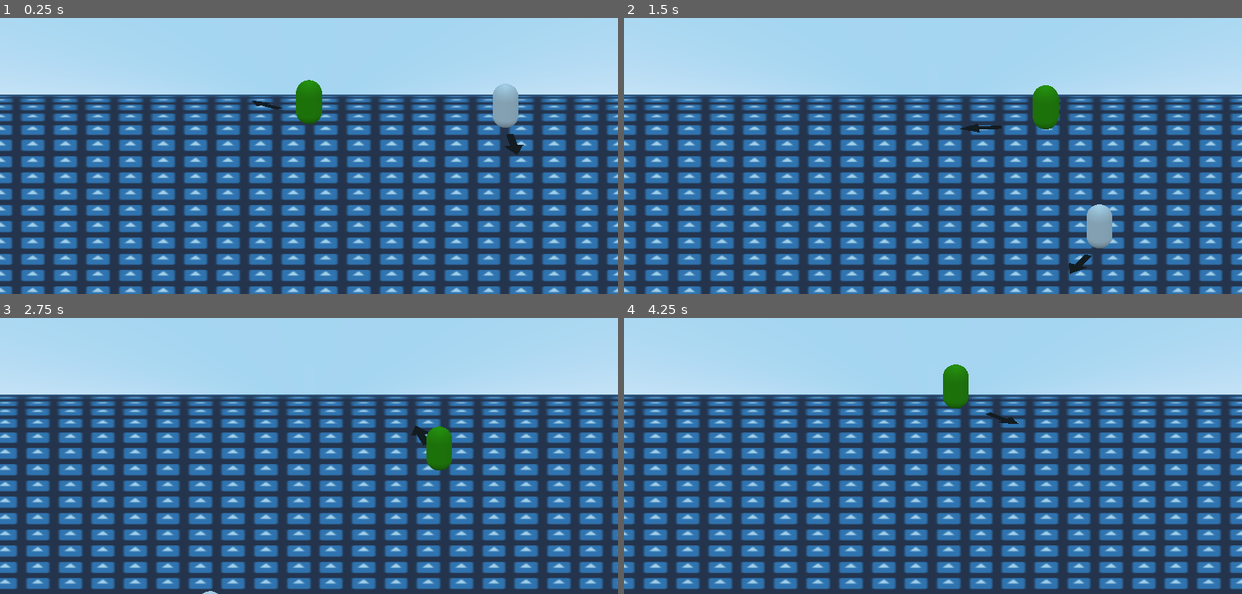
Above: before the commit, frames 1-4 (two rows, left to right).
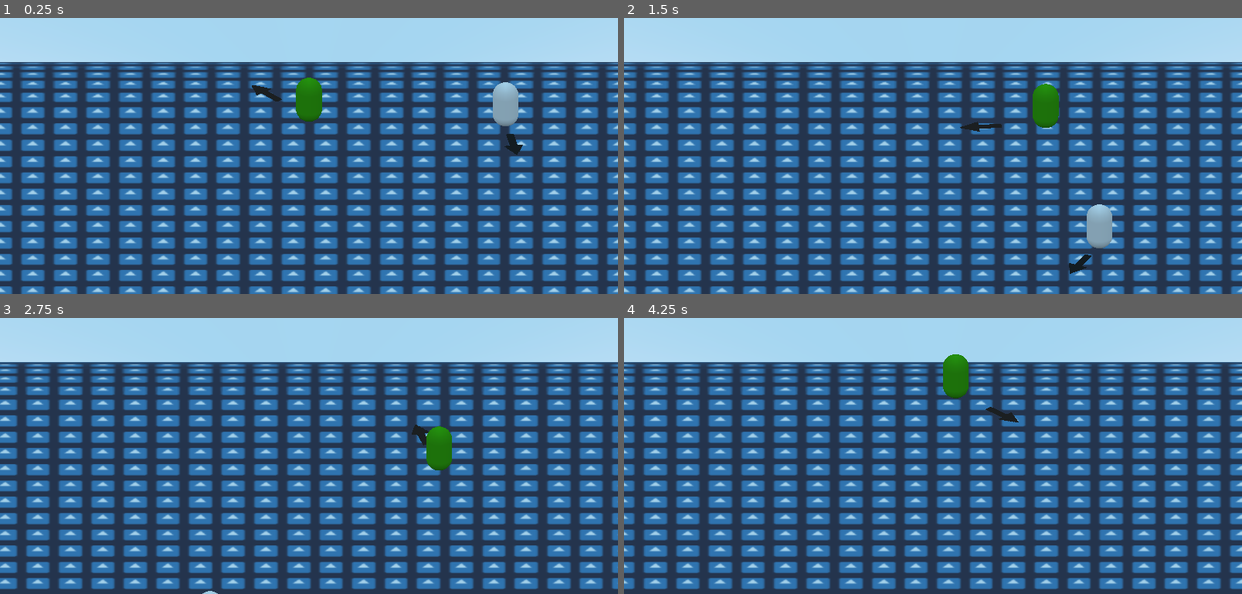
Above: after the commit, the same moments.

Repository: MTareqAzim/tag
Game: Godot game, scene res://Scenes/Worlds/World.tscn
The game is run twice, just before and just after one commit, with the same random seed, the same clock (stepped at 60 frames per second) and the same inputs. The engine's default icon, where the game draws it, is replaced by a stand-in: a white triangle on a blue panel in a dark square.
Inputs (mouse positions are in pixels of both pictures, inside the frame that each line leads up to):
- Up to frame 1 (0.25 s): no input
- Up to frame 2 (1.5 s): move the mouse to (1068, 103) at 0.52 s; hold D (move_right) 0.53-1.28 s; move the mouse to (809, 136) at 1.27 s; hold S (move_back) from 1.28 s (still down)
- Up to frame 3 (2.75 s): move the mouse to (370, 342) at 2.02 s; release S (move_back) at 2.03 s; hold D (move_right) from 2.03 s (still down)
- Up to frame 4 (4.25 s): move the mouse to (902, 489) at 2.77 s; release D (move_right) at 2.78 s; hold W (move_forward) 2.78-3.53 s; move the mouse to (1118, 472) at 3.52 s; hold A (move_left) from 3.53 s (still down)

The runs differ from the first frame. In frame 1, 17% of the frame differs, in the area x 0-100%, y 15-49%; in frame 2, 17%; in frame 3, 18%, in the area x 0-100%, y 15-100%; in frame 4, 18%.

Commit message:
Did a bunch of stuff.

Diff:
--- a/Scenes/Cameras/CameraBody.tscn
+++ b/Scenes/Cameras/CameraBody.tscn
@@ -1,6 +1,7 @@
-[gd_scene load_steps=3 format=2]
+[gd_scene load_steps=4 format=2]
 
 [ext_resource path="res://Utils/Camera/camera_follow.gd" type="Script" id=1]
+[ext_resource path="res://Scenes/Cameras/camera.gd" type="Script" id=2]
 
 [sub_resource type="SphereShape" id=1]
 radius = 0.2
@@ -24,3 +25,4 @@
 projection = 1
 current = true
 size = 5.34
+script = ExtResource( 2 )
--- /dev/null
+++ b/Scenes/Cameras/camera.gd
@@ -0,0 +1,33 @@
+extends Camera
+
+
+export(float) var intensity := 0.7
+export(float) var duration := 0.1
+
+var current_shake_duration := 0.0
+
+onready var noise := OpenSimplexNoise.new()
+
+func _ready():
+	noise.seed = randi()
+	noise.octaves = 8
+	noise.period = 20.0
+	noise.persistence = 0.7
+
+
+func _physics_process(delta):
+	if current_shake_duration <= 0.0:
+		if h_offset != 0.0 or v_offset != 0.0:
+			h_offset = 0.0
+			v_offset = 0.0
+			current_shake_duration = 0.0
+		return
+
+	current_shake_duration -= delta
+
+	h_offset = noise.get_noise_1d(OS.get_ticks_msec() * 0.1) * intensity
+	v_offset = noise.get_noise_1d(OS.get_ticks_msec() * 0.1 + 100.0) * intensity
+
+
+func shake():
+	current_shake_duration = duration
--- a/Scenes/Mentor/Mentor.tscn
+++ b/Scenes/Mentor/Mentor.tscn
@@ -35,9 +35,9 @@
 [sub_resource type="SphereShape" id=9]
 radius = 1.5
 
-[sub_resource type="ShaderMaterial" id=8]
+[sub_resource type="ShaderMaterial" id=14]
 shader = ExtResource( 15 )
-shader_param/camera_offset = 8.0
+shader_param/camera_offset = 9.0
 shader_param/billboard = null
 shader_param/billboard_degrees = null
 shader_param/texturemap = ExtResource( 16 )
@@ -71,6 +71,7 @@
 mesh = SubResource( 5 )
 material/0 = null
 script = ExtResource( 14 )
+camera_offset = 9.0
 
 [node name="Groundcast" type="RayCast" parent="."]
 transform = Transform( 1, 0, 0, 0, 1, 0, 0, 0, 1, 0, 0.05, 0 )
@@ -101,7 +102,7 @@
 
 [node name="Sprite3D" type="Sprite3D" parent="TargetPivot"]
 transform = Transform( 1, 0, 0, 0, 1, 0, 0, 0, 1, 0.7, 0, 0 )
-material_override = SubResource( 8 )
+material_override = SubResource( 14 )
 axis = 1
 texture = ExtResource( 16 )
 
@@ -117,6 +118,11 @@
 state_machine_path = NodePath("../StateMachine")
 dash_area_path = NodePath("../Dash")
 dash_cooldown = 2.0
+
+[node name="Timer" type="Timer" parent="Input"]
+wait_time = 3.0
+one_shot = true
+autostart = true
 
 [node name="Buffer" type="Node" parent="."]
 script = ExtResource( 2 )
@@ -179,6 +185,7 @@
 
 [connection signal="area_entered" from="Caught" to="Caught" method="_on_area_entered"]
 [connection signal="body_entered" from="Dash" to="Input" method="_on_body_entered"]
+[connection signal="timeout" from="Input/Timer" to="Input" method="_on_timeout"]
 [connection signal="direction_changed" from="Target" to="TargetPivot" method="_update_angle"]
 [connection signal="animation_finished" from="AnimationPlayer" to="Input" method="_on_animation_finished"]
 [connection signal="state_changed" from="StateMachine" to="AnimationPlayer" method="_on_StateMachine_state_changed"]
--- a/Scenes/Mentor/mentor_input_handler.gd
+++ b/Scenes/Mentor/mentor_input_handler.gd
@@ -7,6 +7,8 @@
 export var dash_cooldown := 3.0
 export var target_dash_threshold := 6.0
 export var checkpoint_reached_distance := 2.0
+export var taunt_cooldown := 5.0
+export var taunt_cooldown_range := 3.0
 
 onready var _rays : Spatial = get_node(rays_path)
 onready var _state_machine : StateMachine = get_node(state_machine_path)
@@ -119,6 +121,18 @@
 	checkpoint = arena.position + local_position
 
 
+func _try_to_taunt():
+	var taunt_event := InputAction.new()
+	taunt_event.action = "taunt"
+	taunt_event.pressed = true
+
+	_state_machine.handle_input(taunt_event)
+
+	var cooldown = rand_range(taunt_cooldown, taunt_cooldown + taunt_cooldown_range)
+	yield(get_tree().create_timer(cooldown), "timeout")
+	_try_to_taunt()
+
+
 func _try_to_dash(body: PhysicsBody):
 	if not body.is_in_group("player"):
 		return
@@ -150,3 +164,7 @@
 
 func _on_animation_finished(anim_name):
 	_state_machine.on_animation_finished(anim_name)
+
+
+func _on_timeout():
+	_try_to_taunt()
--- a/Scenes/Player/Player.tscn
+++ b/Scenes/Player/Player.tscn
@@ -12,7 +12,7 @@
 [ext_resource path="res://Scenes/Player/target_direction.gd" type="Script" id=10]
 [ext_resource path="res://Scenes/Player/rocks_generator.gd" type="Script" id=11]
 [ext_resource path="res://Scenes/Player/target_pivot.gd" type="Script" id=12]
-[ext_resource path="res://Shaders/rolling_sprite.shader" type="Shader" id=13]
+[ext_resource path="res://Scenes/Player/camera_shake.gd" type="Script" id=13]
 [ext_resource path="res://Scenes/Player/mesh_displacer.gd" type="Script" id=14]
 [ext_resource path="res://Sprites/arrow.png" type="Texture" id=15]
 [ext_resource path="res://Scenes/Player/destruction_area.gd" type="Script" id=16]
@@ -32,13 +32,6 @@
 material = SubResource( 4 )
 radius = 0.2
 mid_height = 0.32
-
-[sub_resource type="ShaderMaterial" id=5]
-shader = ExtResource( 13 )
-shader_param/camera_offset = 8.0
-shader_param/billboard = null
-shader_param/billboard_degrees = null
-shader_param/texturemap = ExtResource( 15 )
 
 [sub_resource type="BoxShape" id=6]
 extents = Vector3( 0.2, 0.36, 0.2 )
@@ -177,6 +170,7 @@
 mesh = SubResource( 13 )
 material/0 = null
 script = ExtResource( 14 )
+camera_offset = 9.0
 
 [node name="Groundcast" type="RayCast" parent="."]
 transform = Transform( 1, 0, 0, 0, 1, 0, 0, 0, 1, 0, 0.05, 0 )
@@ -190,7 +184,6 @@
 
 [node name="Sprite3D" type="Sprite3D" parent="TargetPivot"]
 transform = Transform( 1, 0, 0, 0, 1, 0, 0, 0, 1, 1, 0, 0 )
-material_override = SubResource( 5 )
 axis = 1
 texture = ExtResource( 15 )
 
@@ -255,6 +248,9 @@
 [node name="RockSpawner" type="Spatial" parent="."]
 script = ExtResource( 11 )
 
+[node name="Camera" type="Spatial" parent="."]
+script = ExtResource( 13 )
+
 [node name="StateMachine" type="Node" parent="."]
 script = ExtResource( 4 )
 
@@ -294,6 +290,7 @@
 overwrite = true
 dependencies = {
 "body": NodePath("../.."),
+"camera": NodePath("../../Camera"),
 "input": NodePath("../../Input"),
 "rocks": NodePath("../../RockSpawner"),
 "target": NodePath("../../Target")
@@ -306,6 +303,7 @@
 [node name="Stunned" parent="StateMachine" instance=ExtResource( 20 )]
 dependencies = {
 "body": NodePath("../.."),
+"camera": NodePath("../../Camera"),
 "input": NodePath("../../Input"),
 "target": NodePath("../../Target")
 }
--- a/Scenes/Player/States/Dash.tscn
+++ b/Scenes/Player/States/Dash.tscn
@@ -15,6 +15,7 @@
 push_down = true
 dependencies = {
 "body": NodePath(""),
+"camera": NodePath(""),
 "input": NodePath(""),
 "rocks": NodePath(""),
 "target": NodePath("")
@@ -43,6 +44,12 @@
 [node name="SpawnRocks" type="Node" parent="."]
 script = ExtResource( 8 )
 
+[node name="Camera" type="Node" parent="."]
+script = ExtResource( 3 )
+node_key = "camera"
+FUNCTION_NAME = "shake"
+has_args = false
+
 [node name="Transitions" type="Node" parent="."]
 script = ExtResource( 7 )
 
--- a/Scenes/Player/States/Stunned.tscn
+++ b/Scenes/Player/States/Stunned.tscn
@@ -13,6 +13,7 @@
 overwrite = true
 dependencies = {
 "body": NodePath(""),
+"camera": NodePath(""),
 "input": NodePath(""),
 "target": NodePath("")
 }
@@ -26,6 +27,12 @@
 FUNCTION_NAME = "set_velocity_2d"
 args = [ Vector2( 0, 0 ) ]
 
+[node name="CameraShake" type="Node" parent="."]
+script = ExtResource( 5 )
+node_key = "camera"
+FUNCTION_NAME = "shake"
+has_args = false
+
 [node name="Transitions" type="Node" parent="."]
 script = ExtResource( 3 )
 
--- /dev/null
+++ b/Scenes/Player/camera_shake.gd
@@ -0,0 +1,7 @@
+extends Spatial
+
+
+func shake():
+	var camera = get_viewport().get_camera()
+	if camera.has_method("shake"):
+		camera.shake()
--- a/Scenes/Rocks/RocksBody.tscn
+++ b/Scenes/Rocks/RocksBody.tscn
@@ -53,6 +53,7 @@
 [node name="Icosphere" parent="Spatial" instance=ExtResource( 1 )]
 transform = Transform( -4.37114e-08, 0, 1, 0, 1, 0, -1, 0, -4.37114e-08, -0.7, 0, 0 )
 skeleton = NodePath("../..")
+camera_offset = 9.0
 
 [node name="CollisionShape" type="CollisionShape" parent="."]
 transform = Transform( 1, 0, 0, 0, 1, 0, 0, 0, 1, -1.2, 0.5, 0 )
--- a/Scenes/Worlds/World.tscn
+++ b/Scenes/Worlds/World.tscn
@@ -13,7 +13,7 @@
 
 [sub_resource type="ShaderMaterial" id=3]
 shader = ExtResource( 3 )
-shader_param/camera_roll_offset = 8.0
+shader_param/camera_roll_offset = 9.0
 shader_param/texture_scale = Vector2( 80, 80 )
 shader_param/texturemap = ExtResource( 2 )
 
@@ -25,7 +25,7 @@
 
 [sub_resource type="ShaderMaterial" id=6]
 shader = ExtResource( 3 )
-shader_param/camera_roll_offset = 8.0
+shader_param/camera_roll_offset = 9.0
 shader_param/texture_scale = Vector2( 20, 20 )
 
 [sub_resource type="CubeMesh" id=4]
@@ -40,7 +40,7 @@
 
 [sub_resource type="ShaderMaterial" id=9]
 shader = ExtResource( 3 )
-shader_param/camera_roll_offset = 8.0
+shader_param/camera_roll_offset = 9.0
 shader_param/texture_scale = Vector2( 20, 20 )
 
 [sub_resource type="CubeMesh" id=7]
--- a/Shaders/rolling_albedo_mesh.shader
+++ b/Shaders/rolling_albedo_mesh.shader
@@ -1,6 +1,6 @@
 shader_type spatial;
 
-uniform float camera_roll_offset = 8.0;
+uniform float camera_roll_offset = 9.0;
 uniform vec4 color : hint_color;
 
 void vertex() {
--- a/Shaders/rolling_log.shader
+++ b/Shaders/rolling_log.shader
@@ -1,6 +1,6 @@
 shader_type spatial;
 
-uniform float camera_roll_offset = 8.0;
+uniform float camera_roll_offset = 9.0;
 uniform sampler2D texturemap : hint_albedo;
 uniform vec2 texture_scale = vec2(20.0, 20.0);
 
--- a/Shaders/rolling_sprite.shader
+++ b/Shaders/rolling_sprite.shader
@@ -1,6 +1,6 @@
 shader_type spatial;
 
-uniform float camera_offset;
+uniform float camera_offset = 9.0;
 uniform bool billboard;
 uniform float billboard_degrees;
 uniform sampler2D texturemap : hint_albedo;
Not shown: 1 places in Scenes/Player/Player.tscn that only renumber resources
